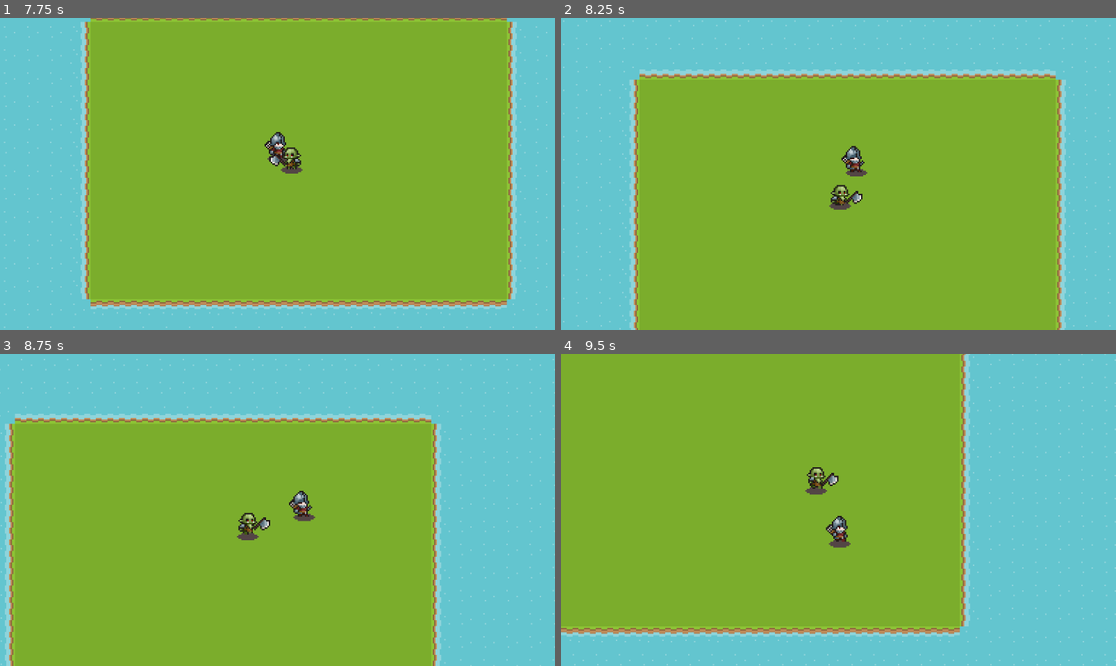
Above: before the commit, frames 1-4 (two rows, left to right).
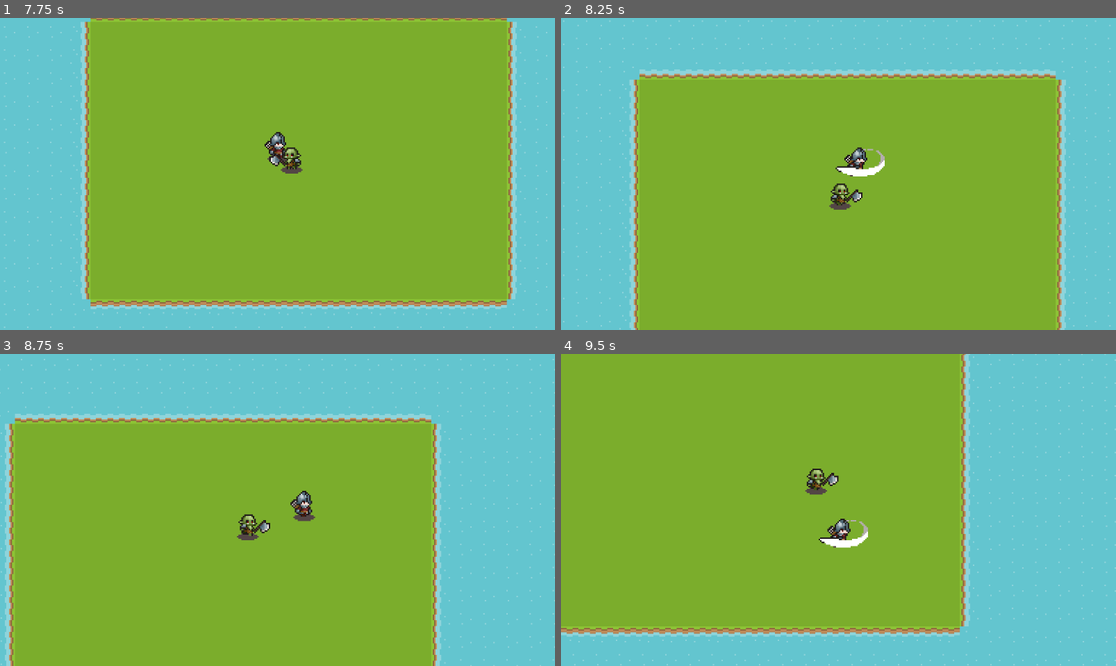
Above: after the commit, the same moments.

Repository: EyeAmTheOne/CS180_Project
Game: Godot game, scene res://ui/menus/MainMenu.tscn
Same seed, same stepped clock (60 frames per second), same inputs: the game is played once before the commit and once after it.
Inputs:
- Up to frame 1 (7.75 s): click "Start" at 0.5 s; hold D (right) 1.28-2.03 s; tap F (attack) at 1.35, 2.1, 3.05, 3.6, 4.35, 5.3, 5.85, 6.6, 7.55 s; hold S (down) 2.03-2.78 s; hold D (right) 2.78-3.53 s; tap E (interact) at 2.85, 5.1, 7.35 s; hold W (up) 3.53-4.28 s; hold A (left) 4.28-5.78 s; hold S (down) 5.78-6.53 s; hold D (right) 6.53-7.28 s; hold W (up) from 7.28 s (still down)
- Up to frame 2 (8.25 s): release W (up) at 8.03 s; hold D (right) from 8.03 s (still down); tap F (attack) at 8.1 s
- Up to frame 3 (8.75 s): keep holding D (right)
- Up to frame 4 (9.5 s): release D (right) at 8.78 s; hold S (down) from 8.78 s (still down); tap F (attack) at 8.85 s

Frame 1 is identical in both runs. In frame 2, 0.7% of the frame differs, in the area x 48-59%, y 40-61%; in frame 3, 0.4%; in frame 4, 0.6%.

Commit message:
Implement bug fix for dead enemy still attacking
Fix the bug where the enemy's attack animation will continue to play if they died mid-animation. Most animations will cancel attack animation. Such as when the player is walking away, the enemy will now stop its attack if the player gets out of its range.

Diff:
--- a/systems/ai/Enemy.tscn
+++ b/systems/ai/Enemy.tscn
@@ -279,6 +279,33 @@
 "values": [false, true]
 }
 
+[sub_resource type="Animation" id="Animation_iac14"]
+resource_name = "Hurt"
+tracks/0/type = "value"
+tracks/0/imported = false
+tracks/0/enabled = true
+tracks/0/path = NodePath("AnimatedSprite2D:animation")
+tracks/0/interp = 1
+tracks/0/loop_wrap = true
+tracks/0/keys = {
+"times": PackedFloat32Array(0),
+"transitions": PackedFloat32Array(1),
+"update": 1,
+"values": [&"Hurt"]
+}
+tracks/1/type = "value"
+tracks/1/imported = false
+tracks/1/enabled = true
+tracks/1/path = NodePath("AnimatedSprite2D:frame")
+tracks/1/interp = 1
+tracks/1/loop_wrap = true
+tracks/1/keys = {
+"times": PackedFloat32Array(0.03333336, 0.33333337, 0.6, 0.9),
+"transitions": PackedFloat32Array(1, 1, 1, 1),
+"update": 0,
+"values": [0, 2, 2, 3]
+}
+
 [sub_resource type="Animation" id="Animation_2vaor"]
 length = 0.001
 tracks/0/type = "value"
@@ -318,33 +345,6 @@
 "values": [false]
 }
 
-[sub_resource type="Animation" id="Animation_iac14"]
-resource_name = "Hurt"
-tracks/0/type = "value"
-tracks/0/imported = false
-tracks/0/enabled = true
-tracks/0/path = NodePath("AnimatedSprite2D:animation")
-tracks/0/interp = 1
-tracks/0/loop_wrap = true
-tracks/0/keys = {
-"times": PackedFloat32Array(0),
-"transitions": PackedFloat32Array(1),
-"update": 1,
-"values": [&"Hurt"]
-}
-tracks/1/type = "value"
-tracks/1/imported = false
-tracks/1/enabled = true
-tracks/1/path = NodePath("AnimatedSprite2D:frame")
-tracks/1/interp = 1
-tracks/1/loop_wrap = true
-tracks/1/keys = {
-"times": PackedFloat32Array(0.03333336, 0.33333337, 0.6, 0.9),
-"transitions": PackedFloat32Array(1, 1, 1, 1),
-"update": 0,
-"values": [0, 2, 2, 3]
-}
-
 [sub_resource type="AnimationLibrary" id="AnimationLibrary_2vaor"]
 _data = {
 &"Attack": SubResource("Animation_axoif"),
--- a/systems/ai/enemy.gd
+++ b/systems/ai/enemy.gd
@@ -37,12 +37,14 @@
 		if !stun:
 			if target:
 				if position.distance_to(target.position) > 20:
+					cancel_attack()
 					animated_sprite.play("Walk")
 					direction = position.direction_to(target.position)
 				elif !current_attack:
 					current_attack = true
 					animation_player.play("Attack")
 			else:
+				cancel_attack()
 				animated_sprite.play("Idle")
 
 		velocity = direction * SPEED
@@ -51,6 +53,7 @@
 
 	else:
 		if !enemy_dead:
+			cancel_attack()
 			animated_sprite.play("Death")
 			$KeepBody.start()
 			enemy_dead = true
@@ -82,6 +85,13 @@
 
 
 func _on_hurt_box_received_damage(damage: int) -> void:
-	if enemy_active and !current_attack:
+	if enemy_active:
+		cancel_attack()
 		stun = true
 		animation_player.play("Hurt")
+
+func cancel_attack():
+	if current_attack:
+		print("COUNTER HIT")
+		current_attack = false
+		animation_player.stop()
